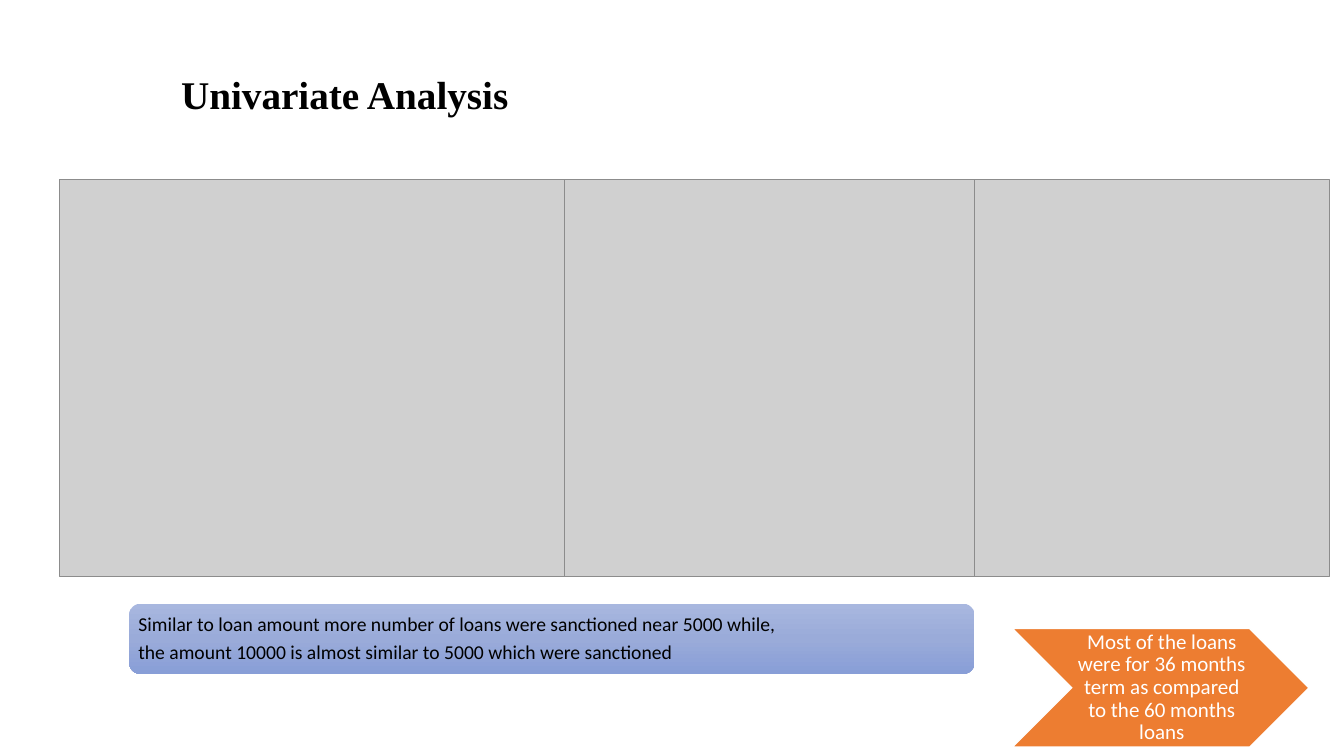
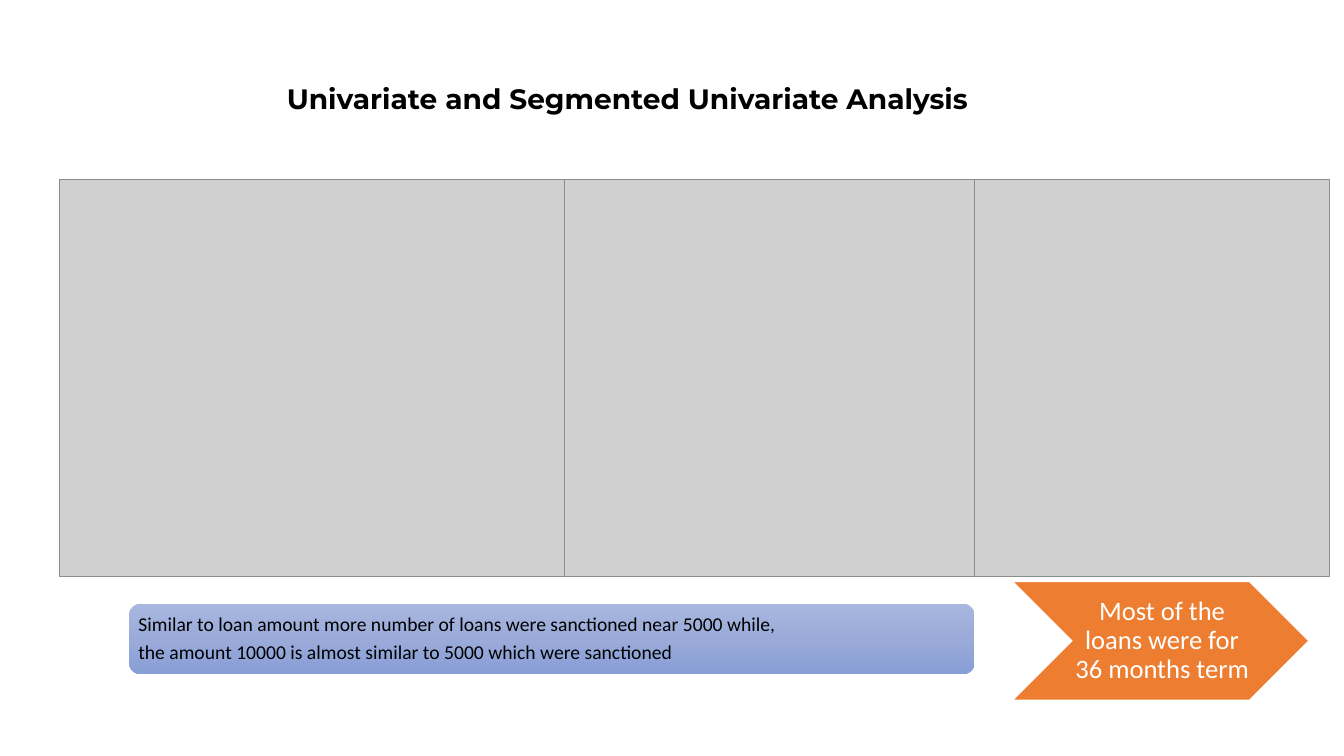
Before and after one commit to shuklavaibhav1994/Lending-Club-Case-Study, a slide deck: slide 7 of Lending_Club_Vaibhav_Pankaj.pptx. Drawn at 1344x756 pixels with LibreOffice and Linux fonts; fonts in the diff are those of the drawing; grey boxes stand for pictures; background and template pictures are left out. Boxes give left, top, right and bottom in pixels: in the first picture for what was removed or moved away, otherwise in the second. Text is boxed around its words. In the diff, an @@ line names an element or a change of style, - is before the commit and + after.

```diff
--- a/Lending_Club_Vaibhav_Pankaj.pptx
+++ b/Lending_Club_Vaibhav_Pankaj.pptx
@@ title at [287,87,967,115]: text changed; size 28 to 20 pt; font Times New Roman to Montserrat @@
-Univariate Analysis
+Univariate and Segmented Univariate Analysis
@@ chevron: place and size @@
-chevron at [1012,628,1309,747]
+chevron at [1012,582,1309,701]
@@ text at [1075,601,1248,678]: text changed; size 15 to 19 pt @@
-Most of the loans were for 36 months term as compared to the 60 months loans
+Most of the loans were for 36 months term
```
Also in this commit, not shown: 21 other slides changed, 1 slide added.
